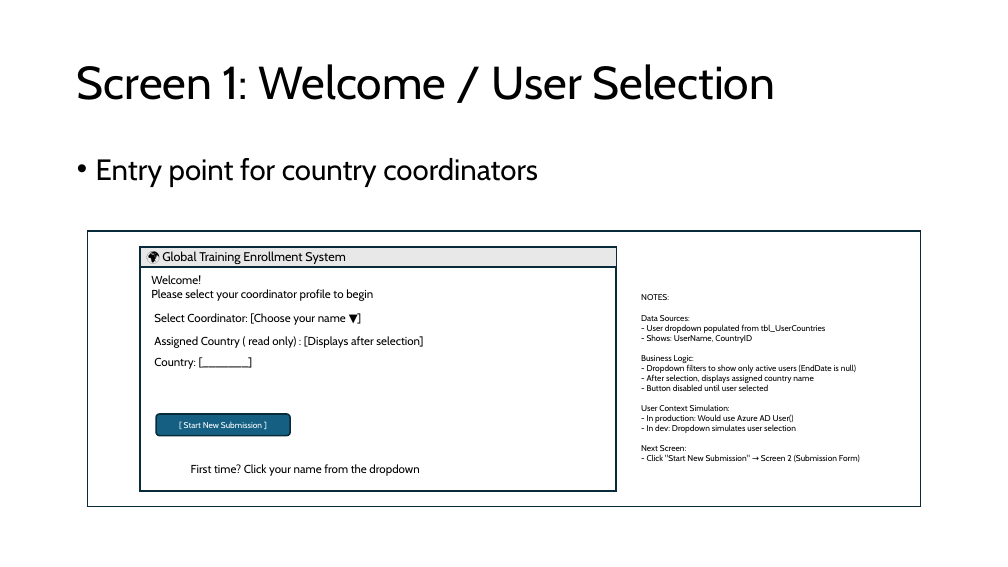
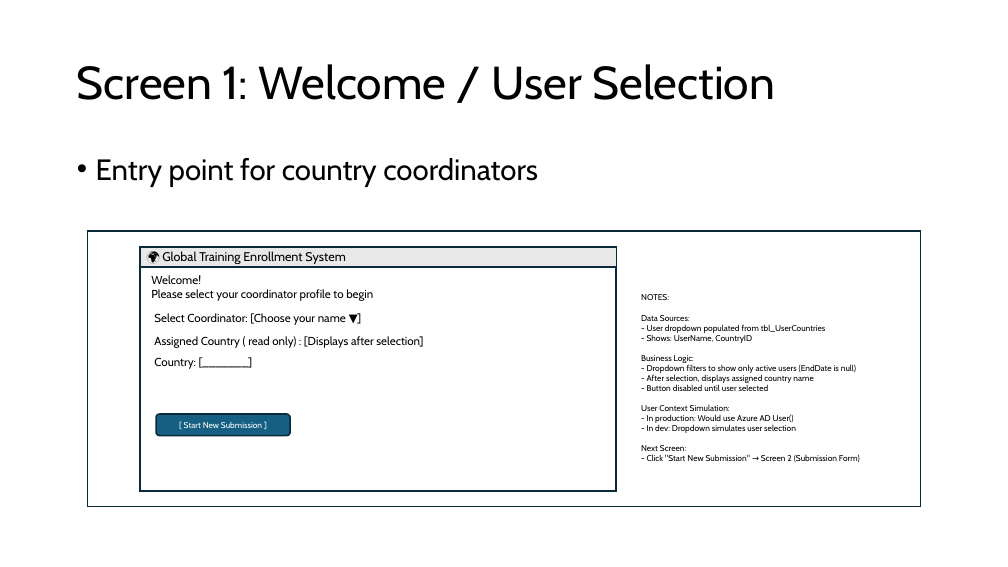
Before and after one commit to johnrolzhausen/global-training-enrollment-system, a slide deck: slide 2 of power-apps/wireframes/wireframes-submission-portal.pptx. Drawn at 1008x567 pixels with LibreOffice and Linux fonts; fonts in the diff are those of the drawing. Boxes give left, top, right and bottom in pixels: in the first picture for what was removed or moved away, otherwise in the second. Text is boxed around its words. In the diff, an @@ line names an element or a change of style, - is before the commit and + after.

```diff
--- a/power-apps/wireframes/wireframes-submission-portal.pptx
+++ b/power-apps/wireframes/wireframes-submission-portal.pptx
@@ text removed at bbox=[191, 464, 419, 476] @@
-First time? Click your name from the dropdown
```
Also in this commit, not shown: 1 other slide changed, 5 other files.
